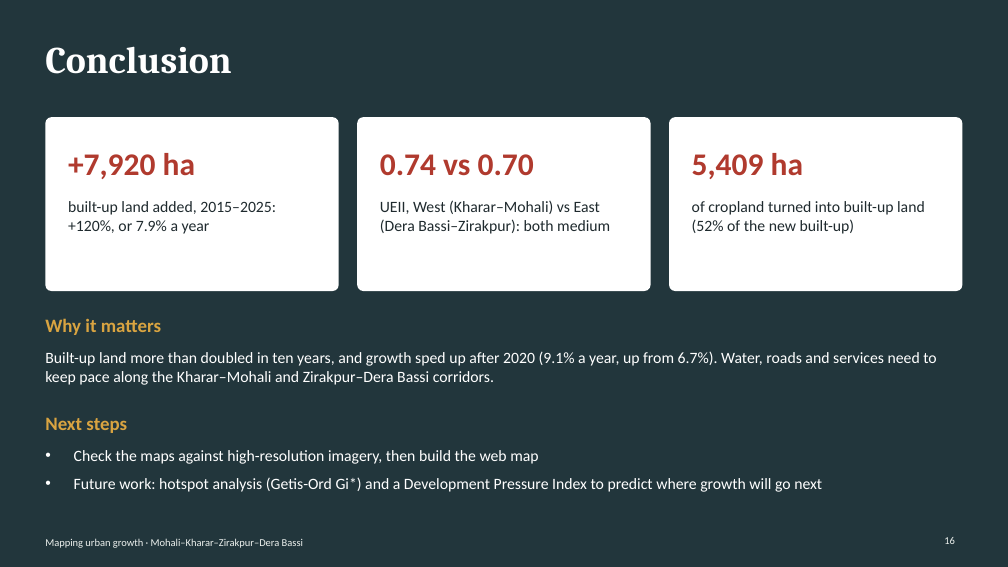
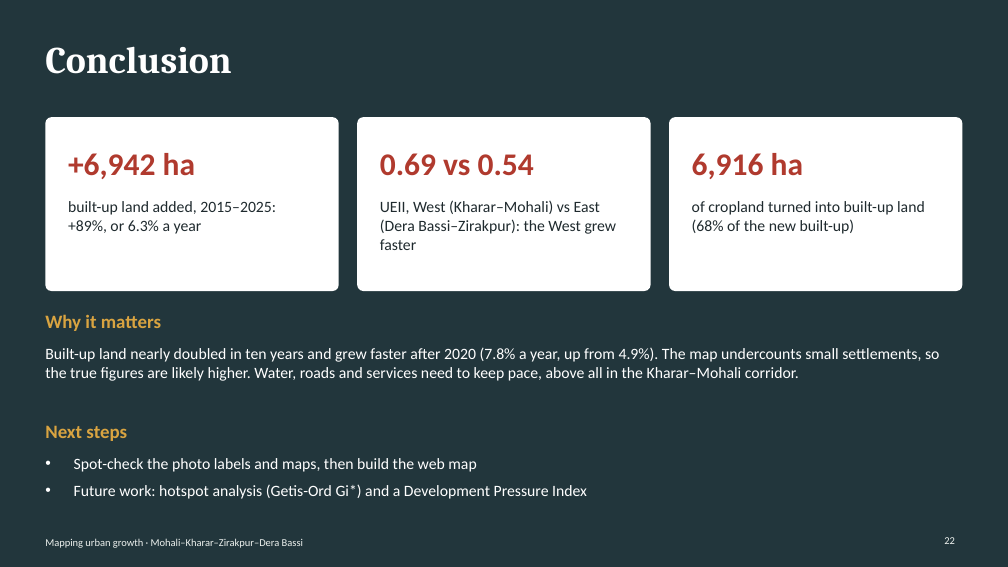
Before and after one commit to SharmaAbhimanyueco/Supriyaaanya, a slide deck: slide 22 of slides/Urban_Growth_Mohali_slides.pptx (slide 16 before the commit). Drawn at 1008x567 pixels with LibreOffice and Linux fonts; fonts in the diff are those of the drawing. Boxes give left, top, right and bottom in pixels: in the first picture for what was removed or moved away, otherwise in the second. Text is boxed around its words. In the diff, an @@ line names an element or a change of style, - is before the commit and + after.

```diff
--- a/slides/Urban_Growth_Mohali_slides.pptx
+++ b/slides/Urban_Growth_Mohali_slides.pptx
@@ text at [68,153,195,179]: text changed @@
-+7,920 ha
++6,942 ha
@@ text at [380,153,534,176]: text changed @@
-0.74 vs 0.70
+0.69 vs 0.54
@@ text at [692,153,803,179]: text changed @@
-5,409 ha
+6,916 ha
@@ text at [68,201,276,234]: text changed @@
-built-up land added, 2015–2025: +120%, or 7.9% a year
+built-up land added, 2015–2025: +89%, or 6.3% a year
@@ text at [380,200,617,250]: text changed @@
-UEII, West (Kharar–Mohali) vs East (Dera Bassi–Zirakpur): both medium
+UEII, West (Kharar–Mohali) vs East (Dera Bassi–Zirakpur): the West grew faster
@@ text at [692,201,925,234]: text changed @@
-of cropland turned into built-up land (52% of the new built-up)
+of cropland turned into built-up land (68% of the new built-up)
@@ text "Why it matters": place and size @@
-text "Why it matters" at [45,318,161,335]
+text "Why it matters" at [45,314,161,331]
@@ text at [45,347,939,381]: text changed @@
-Built-up land more than doubled in ten years, and growth sped up after 2020 (9.1% a year, up from 6.7%). Water, roads and services need to keep pace along the Kharar–Mohali and Zirakpur–Dera Bassi corridors.
+Built-up land nearly doubled in ten years and grew faster after 2020 (7.8% a year, up from 4.9%). The map undercounts small settlements, so the true figures are likely higher. Water, roads and services need to keep pace, above all in the Kharar–Mohali corridor.
@@ text "Next steps": place and size @@
-text "Next steps" at [45,417,127,433]
+text "Next steps" at [45,425,127,441]
@@ text at [74,458,587,499]: text changed @@
-• Check the maps against high-resolution imagery, then build the web map
-• Future work: hotspot analysis (Getis-Ord Gi*) and a Development Pressure Index to predict where growth will go next
+• Spot-check the photo labels and maps, then build the web map
+• Future work: hotspot analysis (Getis-Ord Gi*) and a Development Pressure Index
@@ page number at [944,537,955,544]: text changed @@
-16
+22
```
Also in this commit, not shown: 13 other slides changed, 8 slides added, 1 slide removed, 37 other files.
